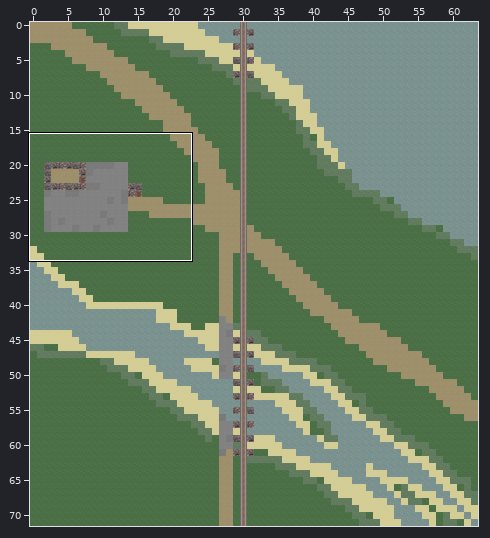
Level history. Tiled map: core/assets/maps/map.tmx. The picture above shows the old version from afar; the outline marks the close-up.
Close-up. As it was:
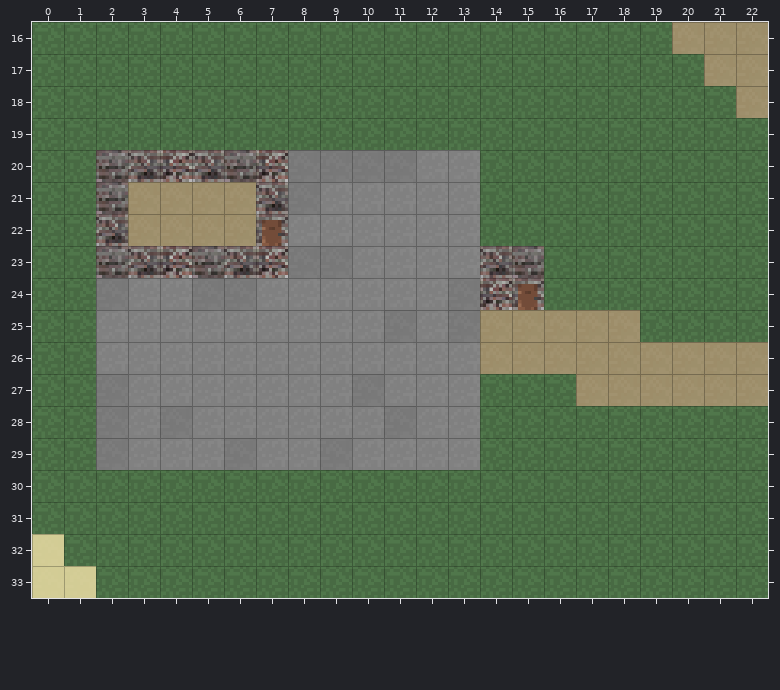
Cells are 40x40 px. Shown: x 0..22, y 16..33. The commit also changed other parts of the map, which this record leaves out.
Once edited:
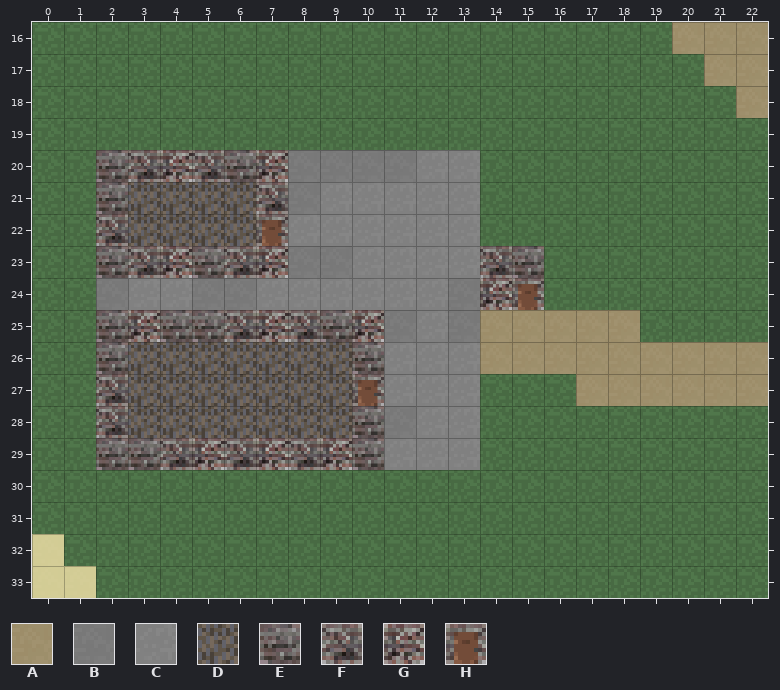
Key: from "tilemap": A 3, B 4, C 5, D 6, E 7, F 8, G 9, H 10.
_ is an empty cell.
Tiles replaced or removed in this view: A, B, C.
Change:
Changed rows in their new state; . is an unchanged cell.
Layer "Background":
first column x 3:
21 ____
22 ____
first column x 3:
26 _______
27 _______
28 _______
Layer "BlockedTilesLayer":
first column x 2:
25 EGEEFGFEG
26 EDDDDDDDE
27 FDDDDDDDH
28 FDDDDDDDE
29 EEFGFGFGE
Layer "InteriorLayer" (now hidden):
first column x 3:
21 ____
22 ____
